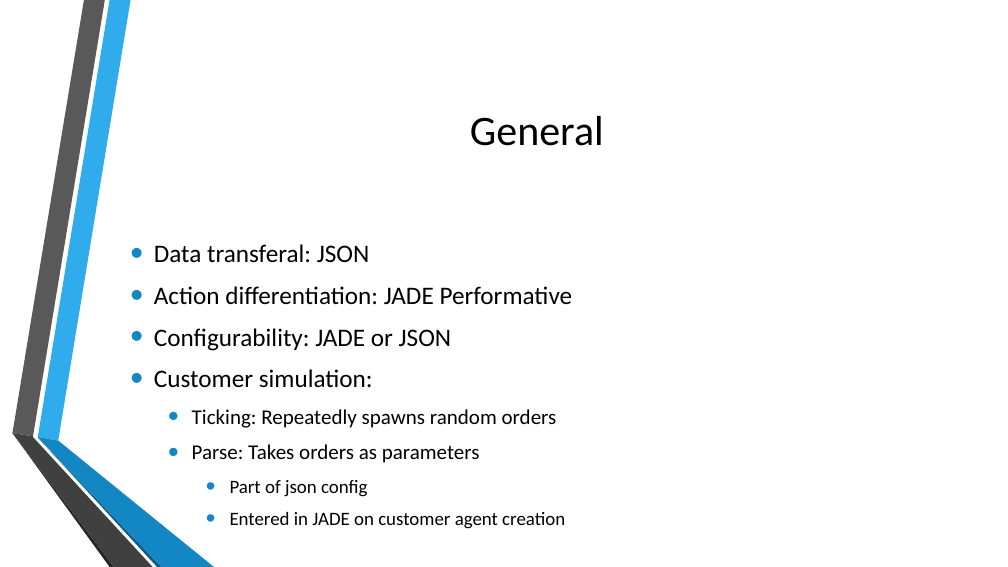
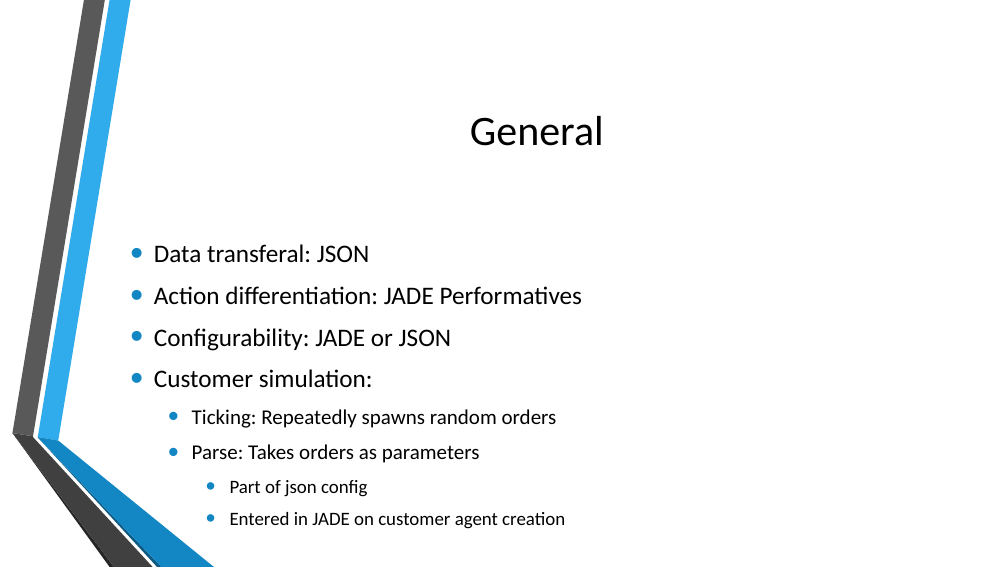
Before and after one commit to autarchprinceps/Multiagent-Warehouse, a slide deck: slide 3 of Documentation/Präsentation.pptx. Drawn at 1008x567 pixels with LibreOffice and Linux fonts; fonts in the diff are those of the drawing; background and template pictures are left out. Boxes give left, top, right and bottom in pixels: in the first picture for what was removed or moved away, otherwise in the second. Text is boxed around its words. In the diff, an @@ line names an element or a change of style, - is before the commit and + after.

Commit message:
presentation update

```diff
--- a/Documentation/Präsentation.pptx
+++ b/Documentation/Präsentation.pptx
@@ text at [154,286,583,305]: text changed @@
-• Action differentiation: JADE Performative
+• Action differentiation: JADE Performatives
```
Also in this commit, not shown: 3 other slides changed, 2 slides added, 3 other files.
